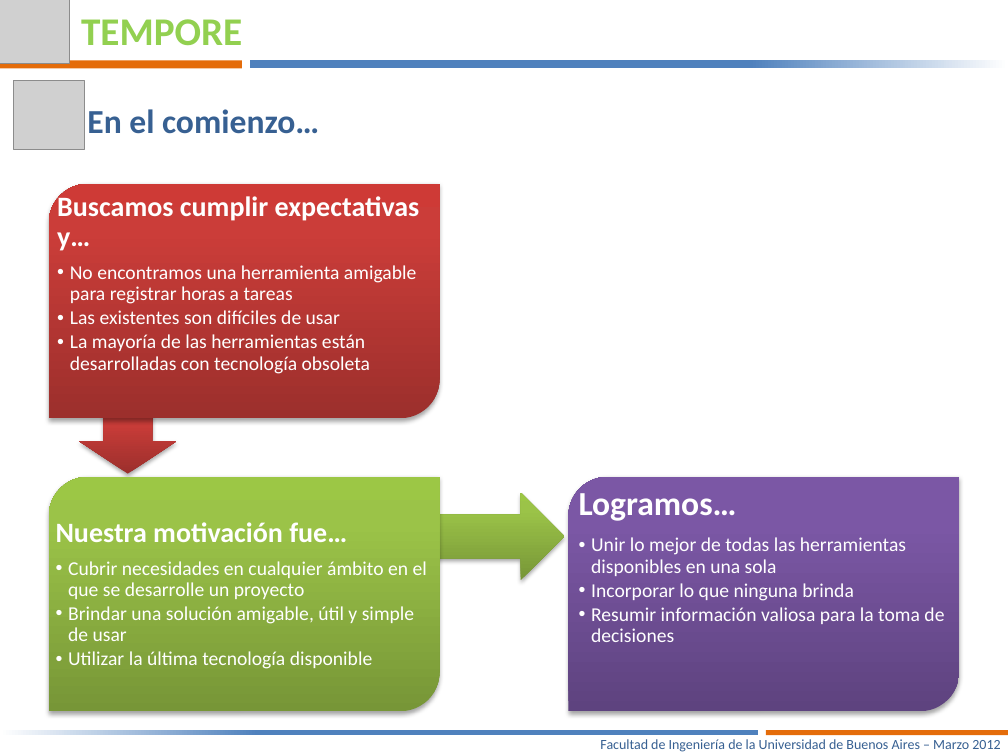
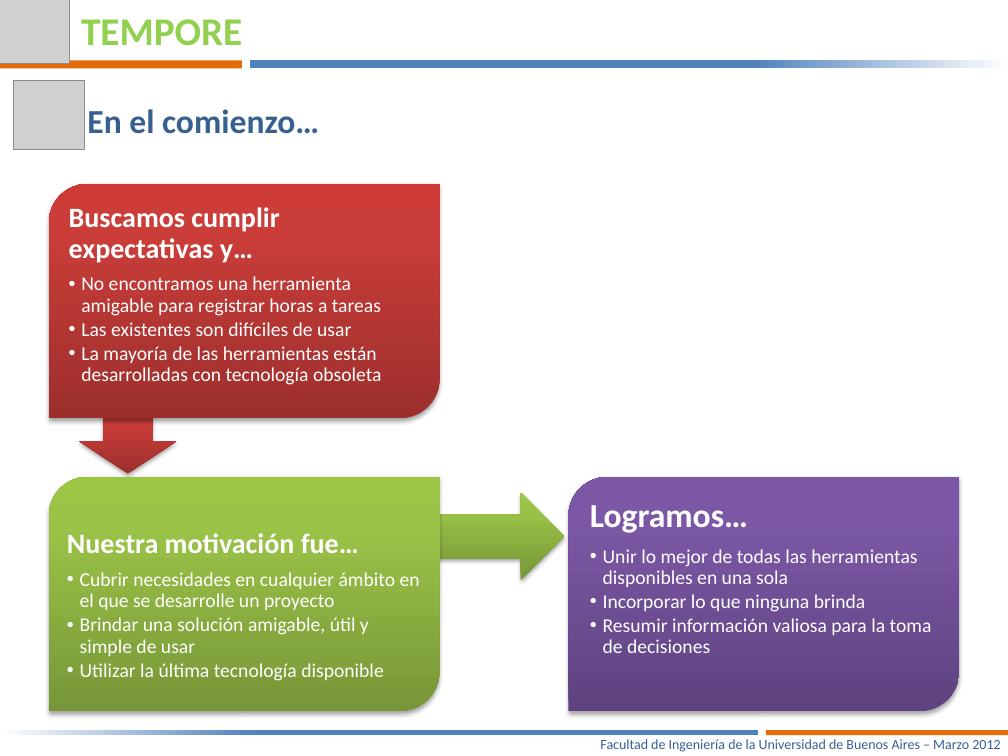
Before and after one commit to joshishimla99/tempore, a slide deck: slide 15 of docs/Presentacion Final/Tempore – Manejá tus tiempos-V6.pptx. Drawn at 1008x756 pixels with LibreOffice and Linux fonts; fonts in the diff are those of the drawing; grey boxes stand for pictures. Boxes give left, top, right and bottom in pixels: in the first picture for what was removed or moved away, otherwise in the second. Text is boxed around its words. In the diff, an @@ line names an element or a change of style, - is before the commit and + after.

```diff
--- a/docs/Presentacion Final/Tempore – Manejá tus tiempos-V6.pptx
+++ b/docs/Presentacion Final/Tempore – Manejá tus tiempos-V6.pptx
@@ text "Buscamos cumplir expectativas y…" rewrapped from (x1=57, y1=193, x2=420, y2=374) to (x1=69, y1=207, x2=381, y2=385) @@
@@ text "Nuestra motivación fue…" rewrapped from (x1=56, y1=522, x2=427, y2=669) to (x1=67, y1=533, x2=420, y2=681) @@
@@ text "Logramos…" rewrapped from (x1=579, y1=493, x2=944, y2=642) to (x1=590, y1=505, x2=932, y2=653) @@
```
Also in this commit, not shown: 3 other slides changed, 1 other file.
